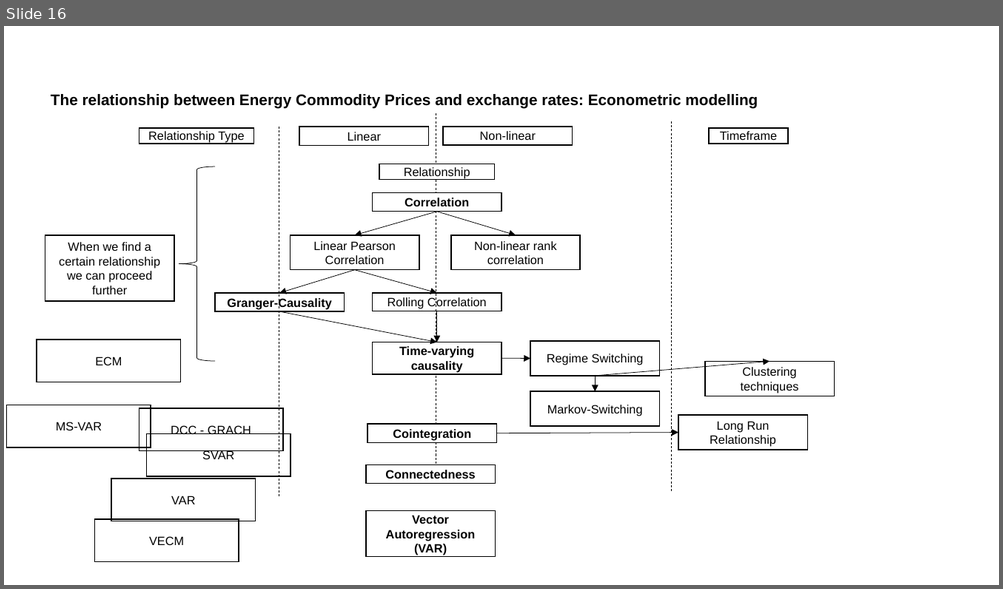
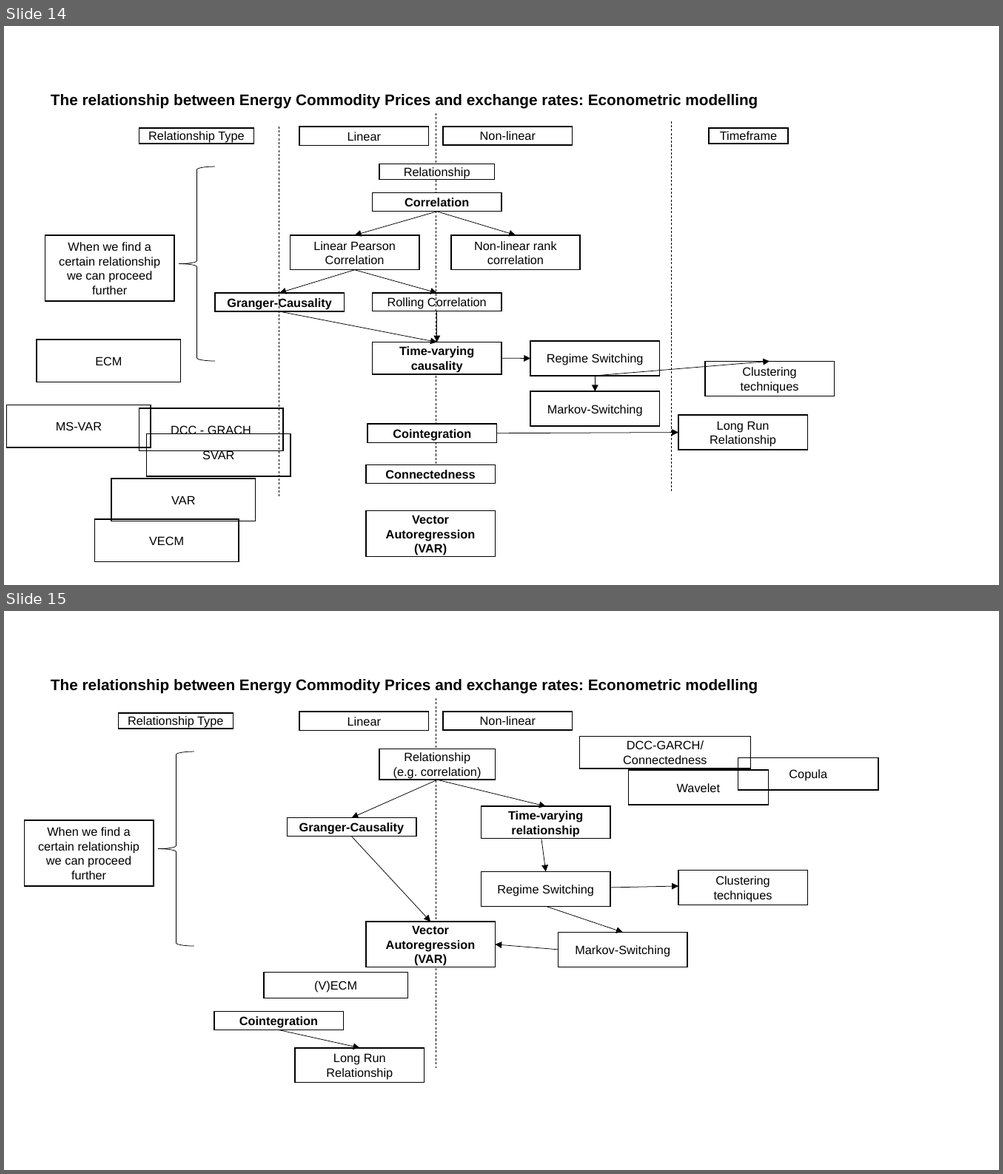
Before and after one commit to RobertHennings/Seminar, a slide deck: reports/presentation_pptx_version/PPTX_WiSo_Template.pptx. Shown one above the other, each under a label of ours: slide 16 before the commit, slides 14 and 15 after it. The pictures are 1003x589 and 1003x1174 pixels, drawn with LibreOffice and Linux fonts; fonts in the diff are those of the drawing; background and template pictures are left out. Boxes give left, top, right and bottom in pixels: in the first picture for what was removed or moved away, otherwise in the second. Text is boxed around its words. In the diff, an @@ line names an element or a change of style, - is before the commit and + after.

```diff
--- a/reports/presentation_pptx_version/PPTX_WiSo_Template.pptx
+++ b/reports/presentation_pptx_version/PPTX_WiSo_Template.pptx
@@ slide 15 added at (4, 611, 999, 1170), background #FFFFFF @@
@@ text added at (51, 679, 757, 694), 14 pt, text #000000, bold @@
+The relationship between Energy Commodity Prices and exchange rates: Econometric modelling
@@ line added from (435, 698) to (435, 1069), #000000 0.5 pt dashed @@
@@ rectangle added at (119, 713, 233, 729), outline #000000 1 pt, 11 pt, text #000000 @@
+Relationship Type
@@ rectangle added at (299, 712, 429, 731), outline #000000 1 pt, 11 pt, text #000000 @@
+Linear
@@ rectangle added at (443, 711, 572, 730), outline #000000 1 pt, 11 pt, text #000000 @@
+Non-linear
@@ rectangle added at (580, 737, 751, 769), outline #000000 1 pt, 11 pt, text #000000 @@
+DCC-GARCH/Connectedness
@@ left brace added at (158, 752, 194, 945), outline #000000 0.5 pt @@
@@ rectangle added at (379, 749, 494, 780), fill #FFFFFF, outline #000000 1 pt, 11 pt, text #000000 @@
+Relationship
+(e.g. correlation)
@@ rectangle added at (738, 758, 878, 790), outline #000000 1 pt, 11 pt, text #000000 @@
+Copula
@@ arrow added from (438, 780) to (351, 817), #000000 0.5 pt @@
@@ arrow added from (438, 780) to (546, 807), #000000 0.5 pt @@
@@ rectangle added at (629, 770, 768, 805), outline #000000 1 pt, 11 pt, text #000000 @@
+Wavelet
@@ rectangle added at (481, 807, 610, 839), fill #FFFFFF, outline #000000 1 pt, 11 pt, text #000000, bold @@
+Time-varying relationship
@@ rectangle added at (25, 820, 154, 886), outline #000000 1 pt, 11 pt, text #000000 @@
+When we find a certain relationship we can proceed further
@@ rectangle added at (287, 817, 416, 837), outline #000000 1 pt, 11 pt, text #000000, bold @@
+Granger-Causality
@@ arrow added from (351, 837) to (430, 922), #000000 0.5 pt @@
@@ arrow added from (541, 839) to (546, 871), #000000 0.5 pt @@
@@ rectangle added at (481, 871, 610, 906), outline #000000 1 pt, 11 pt, text #000000 @@
+Regime Switching
@@ rectangle added at (678, 871, 808, 906), outline #000000 1 pt, 11 pt, text #000000 @@
+Clustering techniques
@@ arrow added from (610, 888) to (678, 886), #000000 0.5 pt @@
@@ arrow added from (546, 906) to (623, 932), #000000 0.5 pt @@
@@ rectangle added at (366, 922, 495, 968), fill #FFFFFF, outline #000000 1 pt, 11 pt, text #000000, bold @@
+Vector Autoregression (VAR)
@@ rectangle added at (558, 932, 688, 967), outline #000000 1 pt, 11 pt, text #000000 @@
+Markov-Switching
@@ arrow added from (558, 950) to (495, 945), #000000 0.5 pt @@
@@ rectangle added at (264, 973, 407, 999), outline #000000 1 pt, 11 pt, text #000000 @@
+(V)ECM
@@ rectangle added at (214, 1011, 344, 1030), fill #FFFFFF, outline #000000 1 pt, 11 pt, text #000000, bold @@
+Cointegration
@@ arrow added from (279, 1030) to (359, 1048), #000000 0.5 pt @@
@@ rectangle added at (296, 1048, 425, 1083), outline #000000 1 pt, 11 pt, text #000000 @@
+Long Run Relationship
@@ what was slide 16 is now slide 14 @@
```
Also in this commit, not shown: 2 slides removed.
